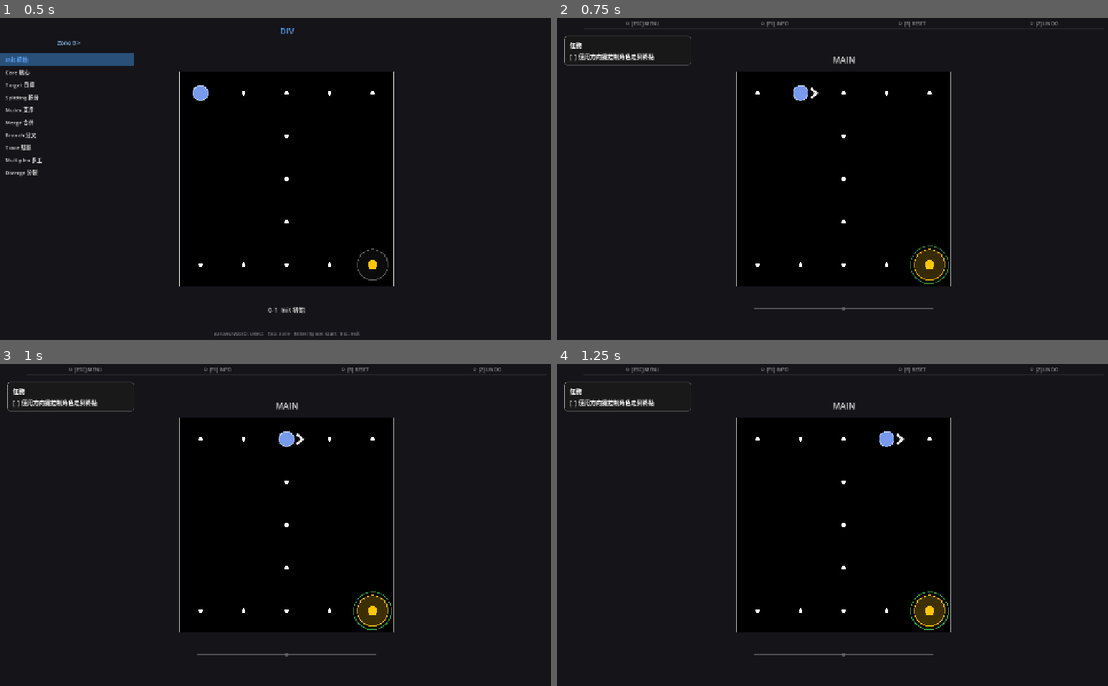
Above: before the commit, frames 1-4 (two rows, left to right).
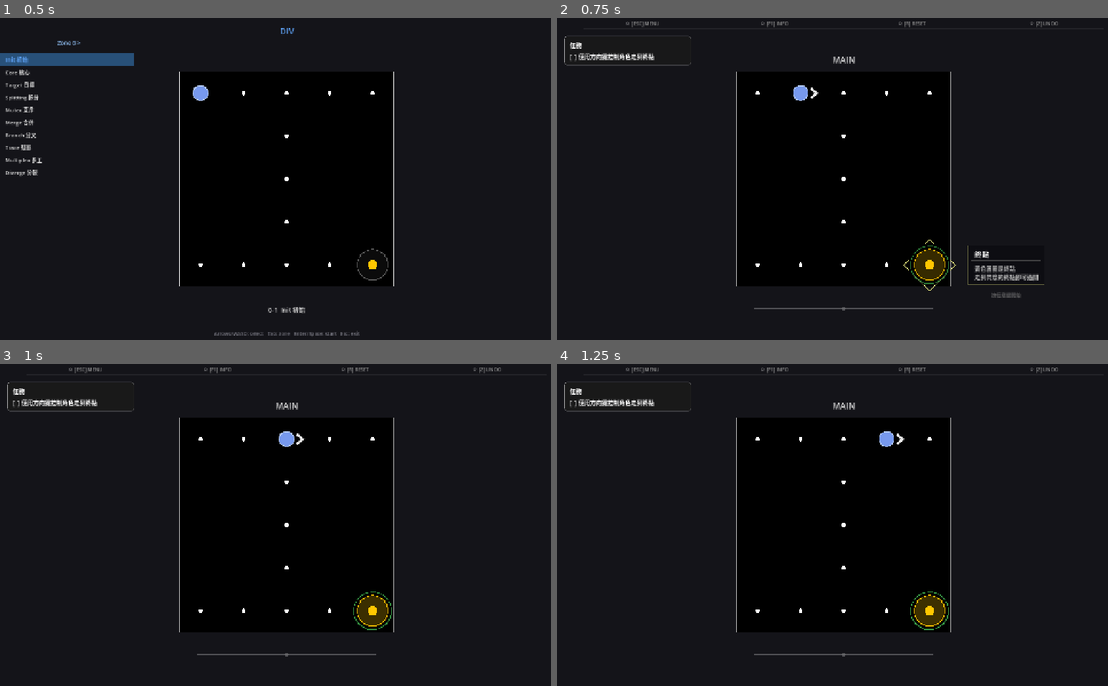
Above: after the commit, the same moments.

Repository: Periodev/DIV
Game: Godot game, scene res://scenes/main.tscn
Two runs of this game, one before a commit and one after it. Both use one fixed random seed, a clock stepped at 60 frames per second and the inputs below.
Inputs:
- Up to frame 1 (0.5 s): no input
- Up to frame 2 (0.75 s): tap Enter at 0.5, 0.6 s; hold D from 0.53 s (still down)
- Up to frame 3 (1 s): keep holding D; tap Space at 0.77 s; tap Keypad Enter at 0.8 s
- Up to frame 4 (1.25 s): keep holding D; tap Space at 1.07 s

Frame 1 is identical in both runs. In frame 2, 0.6% of the frame differs, in the area x 62-89%, y 68-87%; in frame 3, nothing differs; in frame 4, nothing differs.

Commit message:
Spotlight deferred after desc overlay; zone-end returns to level select
- LevelDescOverlay: add `dismissed` signal, emit from hide_desc()
- GameScene: re-enable objective overlay on level start; spotlight now
  deferred via _pending_spotlight + _on_desc_dismissed callback so it
  appears only after player dismisses the desc overlay
- GameScene: on SPACE after last level of a zone, jump to level select
  pre-positioned at first level of next zone (_next_zone_first_idx)

Co-Authored-By: Claude Sonnet 4.6 <noreply@anthropic.com>

Diff:
--- a/godot/scripts/GameScene.gd
+++ b/godot/scripts/GameScene.gd
@@ -59,6 +59,7 @@
 const _SpotlightScript := preload("res://scripts/SymbolSpotlightUI.gd")
 var tutorial: TutorialController = TutorialController.new()
 var _spotlight: Control = null
+var _pending_spotlight: Array = []
 const DEBUG_VICTORY := true
 
 
@@ -131,10 +132,10 @@
 	hint_overlay.clear_overlay()
 	if _desc_overlay != null:
 		_desc_overlay.hide_desc()
-		#var objective: String = level_dict.get("objective", "")
-		#if objective != "":
-		#	var level_name: String = str(level_dict.get("name", ""))
-		#	_desc_overlay.show_desc(level_name, objective)
+		var objective: String = level_dict.get("objective", "")
+		if objective != "":
+			var level_name: String = str(level_dict.get("name", ""))
+			_desc_overlay.show_desc(level_name, objective)
 
 	merge_preview_active  = false
 	merge_preview_progress = 0.0
@@ -147,13 +148,19 @@
 	_apply_frame_spec()
 	_update_ui()
 
-	# Blocking symbol spotlight — built after _apply_frame_spec() so renderer positions are ready.
+	# Spotlight — built after _apply_frame_spec() so renderer positions are ready.
+	# If desc overlay is visible, defer until it's dismissed; otherwise show immediately.
+	_pending_spotlight = []
 	var spotlight_seq: Array = tutorial.get_spotlight_sequence()
 	if not spotlight_seq.is_empty():
 		_ensure_spotlight()
-		var screen_items := _build_spotlight_screen_items(spotlight_seq)
-		if not screen_items.is_empty():
-			_spotlight.show_sequence(screen_items)
+		_pending_spotlight = _build_spotlight_screen_items(spotlight_seq)
+	if not _pending_spotlight.is_empty():
+		if _desc_overlay != null and _desc_overlay.visible:
+			if not _desc_overlay.dismissed.is_connected(_on_desc_dismissed):
+				_desc_overlay.dismissed.connect(_on_desc_dismissed, CONNECT_ONE_SHOT)
+		else:
+			_show_pending_spotlight()
 
 
 # ---------------------------------------------------------------------------
@@ -292,7 +299,14 @@
 					_full_refresh()
 				KEY_SPACE, KEY_ENTER, KEY_KP_ENTER:
 					if controller.victory:
-						_start_level(current_level_idx + 1)
+						var next_zone_first := _next_zone_first_idx()
+						if next_zone_first >= 0:
+							var gd = _get_game_data()
+							if gd != null:
+								gd.selected_level_idx = next_zone_first
+							get_tree().change_scene_to_file("res://scenes/level_select.tscn")
+						else:
+							_start_level(current_level_idx + 1)
 						return
 				KEY_ESCAPE:
 					var gd = _get_game_data()
@@ -643,6 +657,16 @@
 	return result
 
 
+func _on_desc_dismissed() -> void:
+	_show_pending_spotlight()
+
+
+func _show_pending_spotlight() -> void:
+	if not _pending_spotlight.is_empty() and _spotlight != null:
+		_spotlight.show_sequence(_pending_spotlight)
+		_pending_spotlight = []
+
+
 func _ensure_spotlight() -> void:
 	if _spotlight != null:
 		return
@@ -676,6 +700,30 @@
 	var gd = _get_game_data()
 	if gd != null:
 		gd.selected_level_idx = current_level_idx
+
+
+## Returns the first level index of the next zone if current level is the last
+## in its zone, otherwise returns -1.
+func _next_zone_first_idx() -> int:
+	if all_levels.is_empty():
+		return -1
+	var cur_zone: int = all_levels[current_level_idx].get("zone", -1)
+	if cur_zone < 0:
+		return -1
+	# Find last index in current zone
+	var last_in_zone := current_level_idx
+	for i in range(current_level_idx + 1, all_levels.size()):
+		if all_levels[i].get("zone", -1) == cur_zone:
+			last_in_zone = i
+		else:
+			break
+	if current_level_idx != last_in_zone:
+		return -1  # not the last level in this zone
+	# Find first index of next zone
+	var next_start := current_level_idx + 1
+	if next_start >= all_levels.size():
+		return -1  # no next zone
+	return next_start
 
 
 func show_instruction(title: String, body_bbcode: String) -> void:
--- a/godot/scripts/LevelDescOverlay.gd
+++ b/godot/scripts/LevelDescOverlay.gd
@@ -1,5 +1,7 @@
 extends Control
 class_name LevelDescOverlay
+
+signal dismissed
 
 # Colors matching the game's visual palette.
 const COLOR_BACKDROP   := Color(0.0,  0.0,  0.0,  0.78)
@@ -33,6 +35,7 @@
 
 func hide_desc() -> void:
 	visible = false
+	dismissed.emit()
 
 
 # ---------------------------------------------------------------------------
